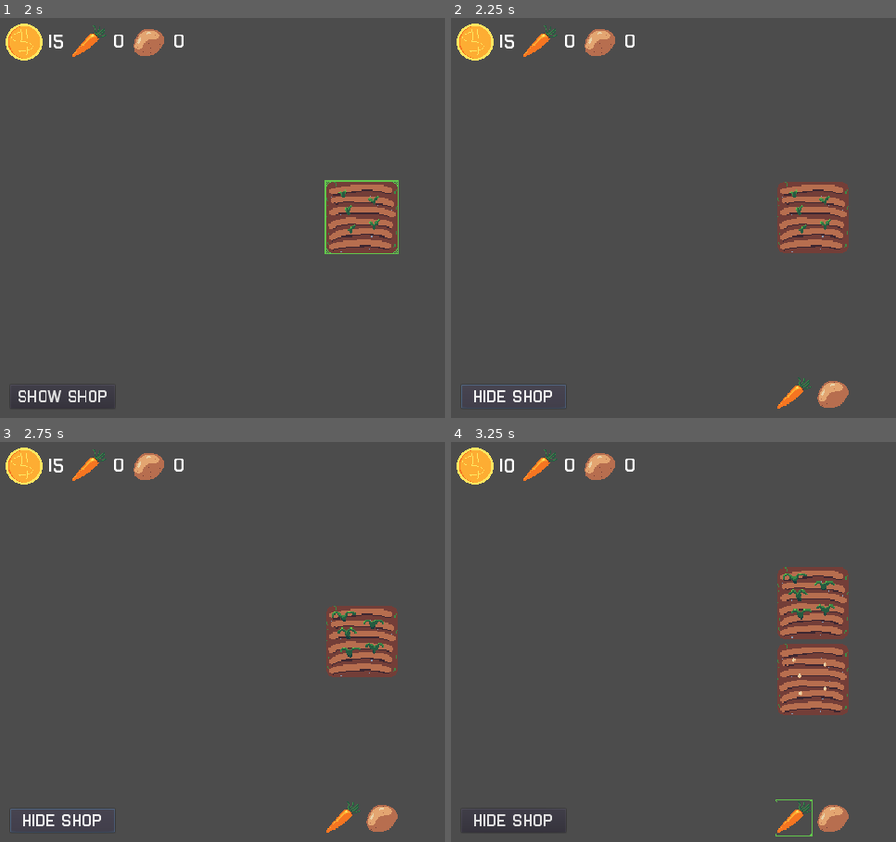
Above: before the commit, frames 1-4 (two rows, left to right).
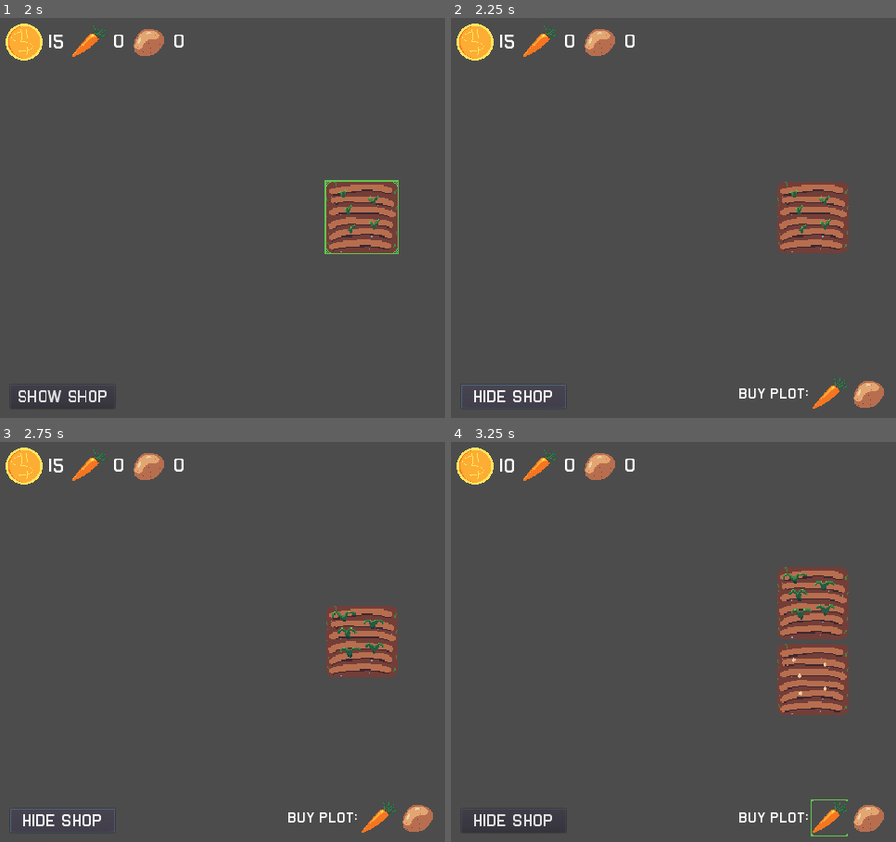
Above: after the commit, the same moments.

Repository: Dr-Diabolical/ClickyCrops
Game: Godot game, scene res://Scenes/MainMenu.tscn
The game is run twice, just before and just after one commit, with the same random seed, the same clock (stepped at 60 frames per second) and the same inputs.
Inputs (mouse positions are in pixels of both pictures, inside the frame that each line leads up to; where the layout moved, square brackets give the same spot in the first picture):
- Up to frame 1 (2 s): click "PLAY" at 0.5 s; click (360, 218) at 1.25 s
- Up to frame 2 (2.25 s): click "SHOW SHOP" at 2 s
- Up to frame 3 (2.75 s): no input
- Up to frame 4 (3.25 s): click (829, 818) [793, 818] at 2.75 s

Frame 1 is identical in both runs. In frame 2, 1.0% of the frame differs, in the area x 64-98%, y 89-98%; in frame 3, 1.0%; in frame 4, 1.2%, in the area x 64-98%, y 89-99%.

Commit message:
Added a label to the shop
Label informs the player of what they are purchasing

Diff:
--- a/Scenes/Shop.tscn
+++ b/Scenes/Shop.tscn
@@ -7,6 +7,11 @@
 [ext_resource path="res://Assets/Sprites/Potato/PotatoIconHover.png" type="Texture" id=5]
 [ext_resource path="res://Assets/Sprites/Potato/PotatoIconToggled.png" type="Texture" id=6]
 [ext_resource path="res://Scenes/Shop.gd" type="Script" id=7]
+[ext_resource path="res://Assets/Fonts/Airborne.ttf" type="DynamicFontData" id=8]
+
+[sub_resource type="DynamicFont" id=1]
+size = 25
+font_data = ExtResource( 8 )
 
 [node name="Shop" type="Control"]
 anchor_right = 1.0
@@ -23,16 +28,26 @@
 anchor_top = 1.0
 anchor_right = 0.5
 anchor_bottom = 1.0
-margin_left = -66.0
+margin_left = -130.0
 margin_top = -88.0
-margin_right = 66.0
+margin_right = 130.0
 margin_bottom = -24.0
 __meta__ = {
 "_edit_use_anchors_": false
 }
 
+[node name="Label" type="Label" parent="HBox"]
+margin_top = 17.0
+margin_right = 124.0
+margin_bottom = 46.0
+custom_fonts/font = SubResource( 1 )
+text = "BUy plot:"
+align = 1
+valign = 1
+
 [node name="ButtonCarrot" type="TextureButton" parent="HBox"]
-margin_right = 64.0
+margin_left = 128.0
+margin_right = 192.0
 margin_bottom = 64.0
 texture_normal = ExtResource( 1 )
 texture_pressed = ExtResource( 3 )
@@ -42,8 +57,8 @@
 }
 
 [node name="ButtonPotato" type="TextureButton" parent="HBox"]
-margin_left = 68.0
-margin_right = 132.0
+margin_left = 196.0
+margin_right = 260.0
 margin_bottom = 64.0
 texture_normal = ExtResource( 4 )
 texture_pressed = ExtResource( 6 )
Not shown: 1 places in Scenes/Shop.tscn that only renumber resources
